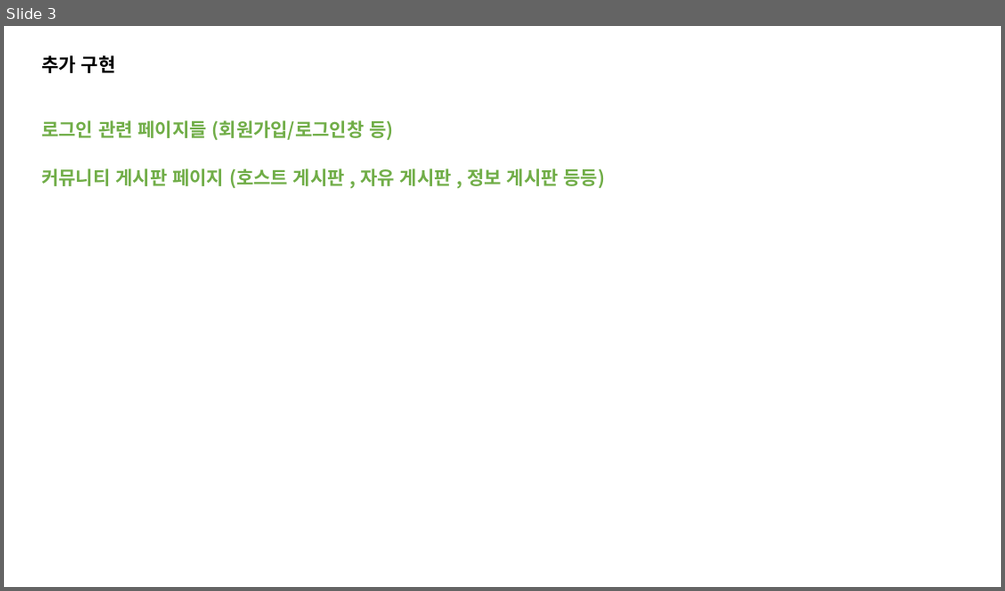
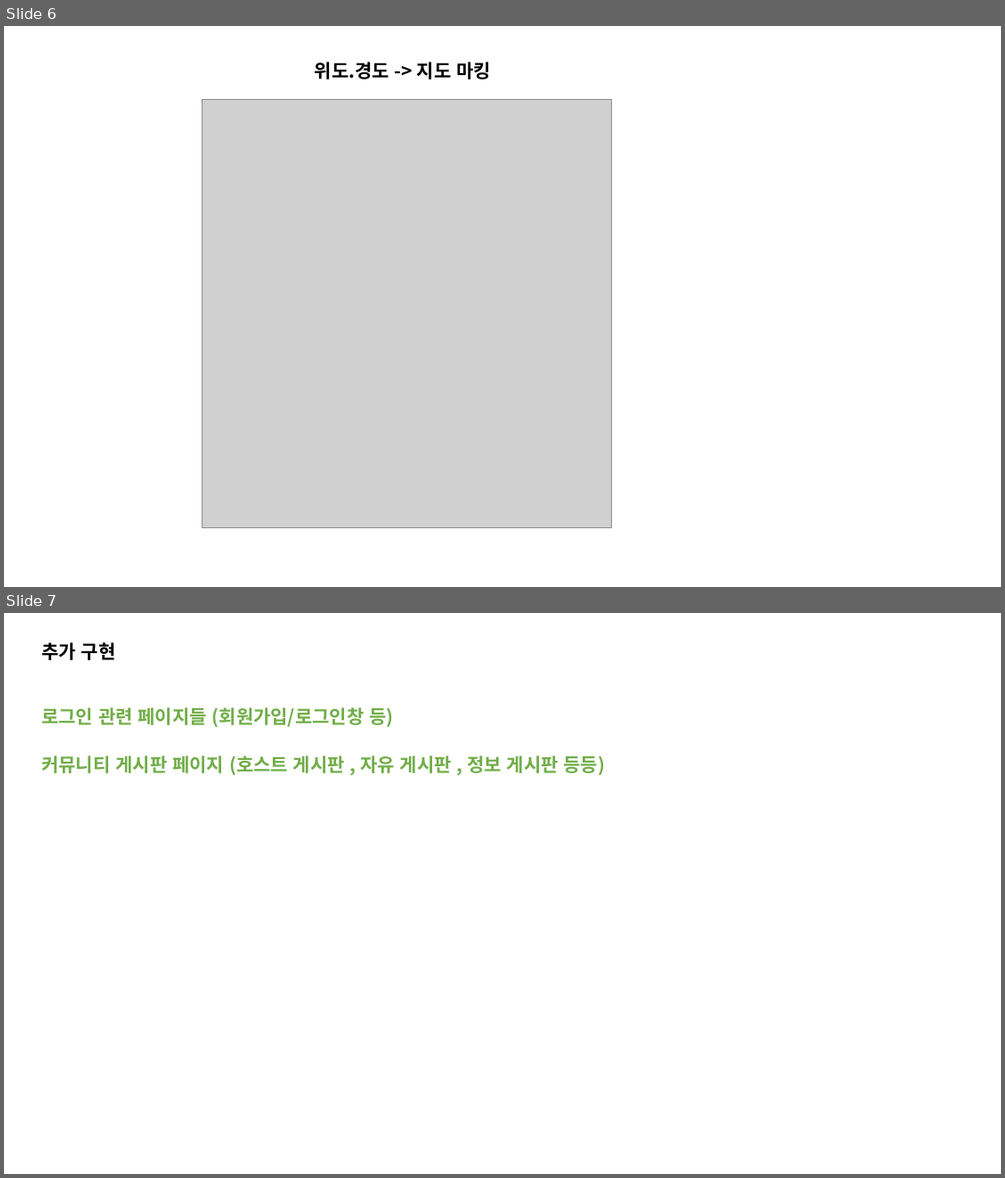
Before and after one commit to bomiiisong/Airbnb, a slide deck: 웹사이트.pptx. Shown one above the other, each under a label of ours: slide 3 before the commit, slides 6 and 7 after it. The pictures are 1005x591 and 1005x1178 pixels, drawn with LibreOffice and Linux fonts; fonts in the diff are those of the drawing; grey boxes stand for pictures. Boxes give left, top, right and bottom in pixels: in the first picture for what was removed or moved away, otherwise in the second. Text is boxed around its words. In the diff, an @@ line names an element or a change of style, - is before the commit and + after.

```diff
--- a/웹사이트.pptx
+++ b/웹사이트.pptx
@@ slide 6 added at (4,26,1001,587), background #FFFFFF @@
@@ text added at (315,62,491,79), 18 pt, text #000000, bold @@
+위도.경도 -> 지도 마킹
@@ picture added at (202,99,612,527) @@
@@ what was slide 3 is now slide 7 @@
```
Also in this commit, not shown: 2 slides changed, 12 other slides added, 29 other files.
